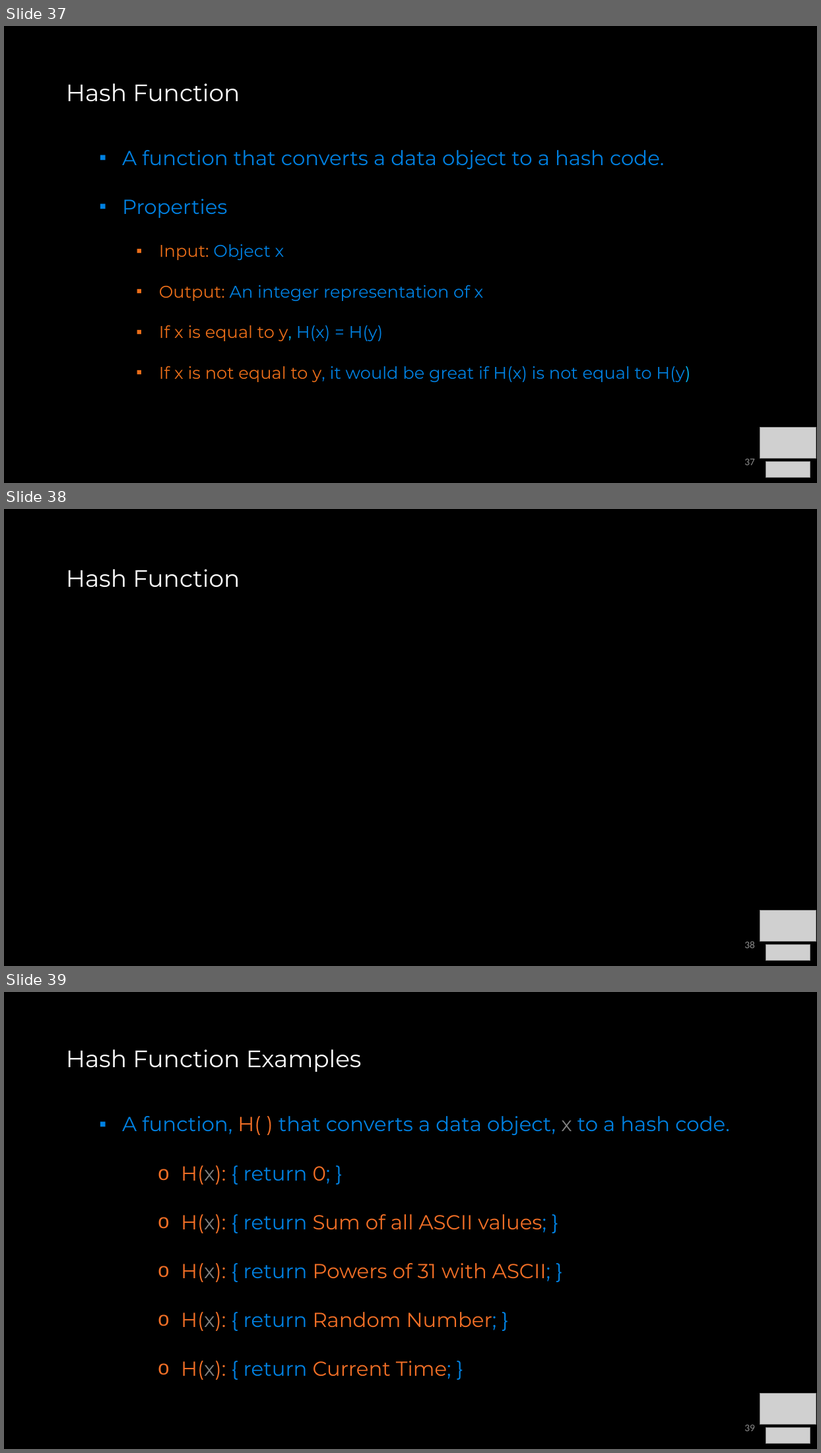
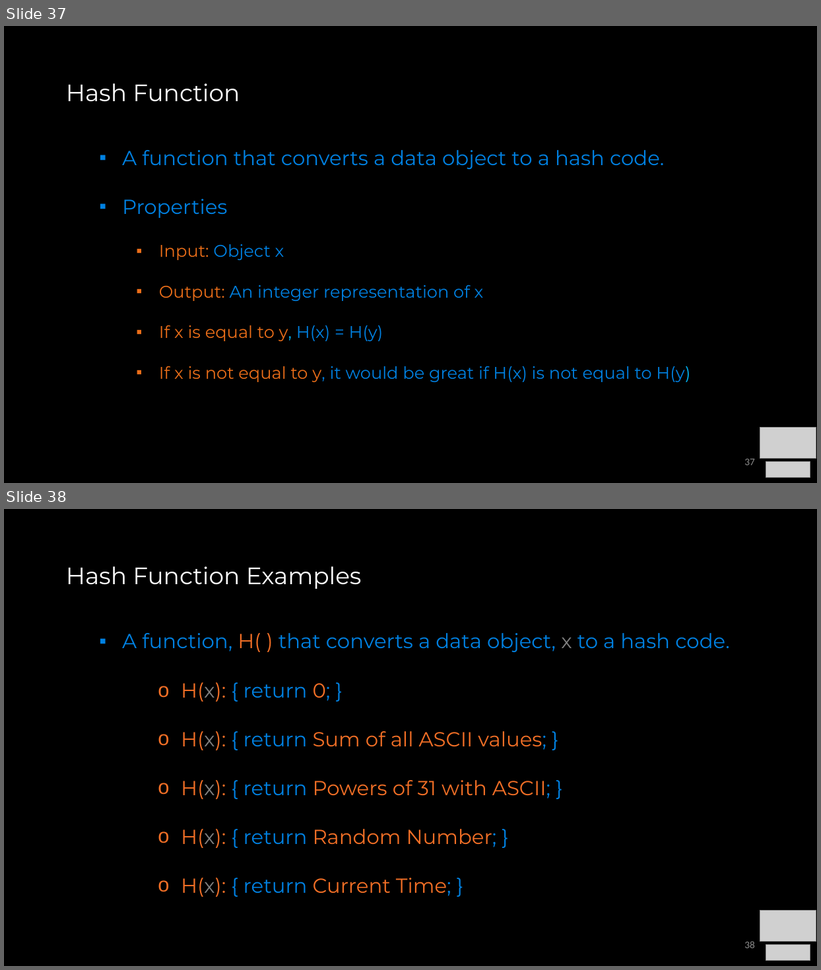
Before and after one commit to COP3530/Instructional-Content, a slide deck: Slides-PPT/7 - Sets, Maps, HashTables.pptx. Shown one above the other, each under a label of ours: slides 37, 38 and 39 before the commit, slides 37 and 38 after it. The pictures are 821x1453 and 821x970 pixels, drawn with LibreOffice and Linux fonts; fonts in the diff are those of the drawing; grey boxes stand for pictures. Boxes give left, top, right and bottom in pixels: in the first picture for what was removed or moved away, otherwise in the second. Text is boxed around its words. In the diff, an @@ line names an element or a change of style, - is before the commit and + after.

```diff
--- a/Slides-PPT/7 - Sets, Maps, HashTables.pptx
+++ b/Slides-PPT/7 - Sets, Maps, HashTables.pptx
@@ slide 38 removed at (4,509,817,966), background #000000 @@
@@ title removed at (66,569,240,588) @@
-Hash Function
@@ picture removed at (760,911,816,942) @@
@@ page number removed at (745,941,755,949) @@
-38
@@ picture removed at (766,945,811,961) @@
@@ what was slide 39 is now slide 38 @@
@@ page number at (745,941,755,949): text changed @@
-39
+38
```
Also in this commit, not shown: 1 slide changed, 4 slides added.
